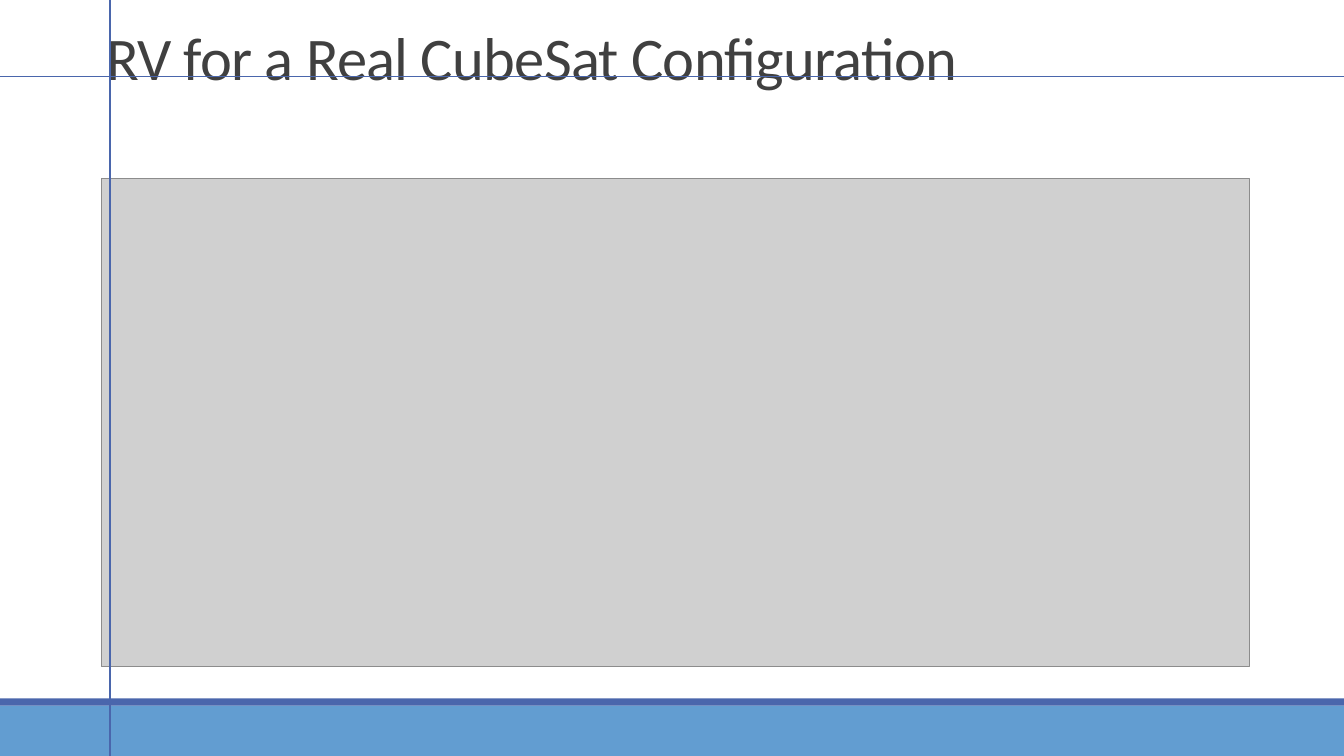
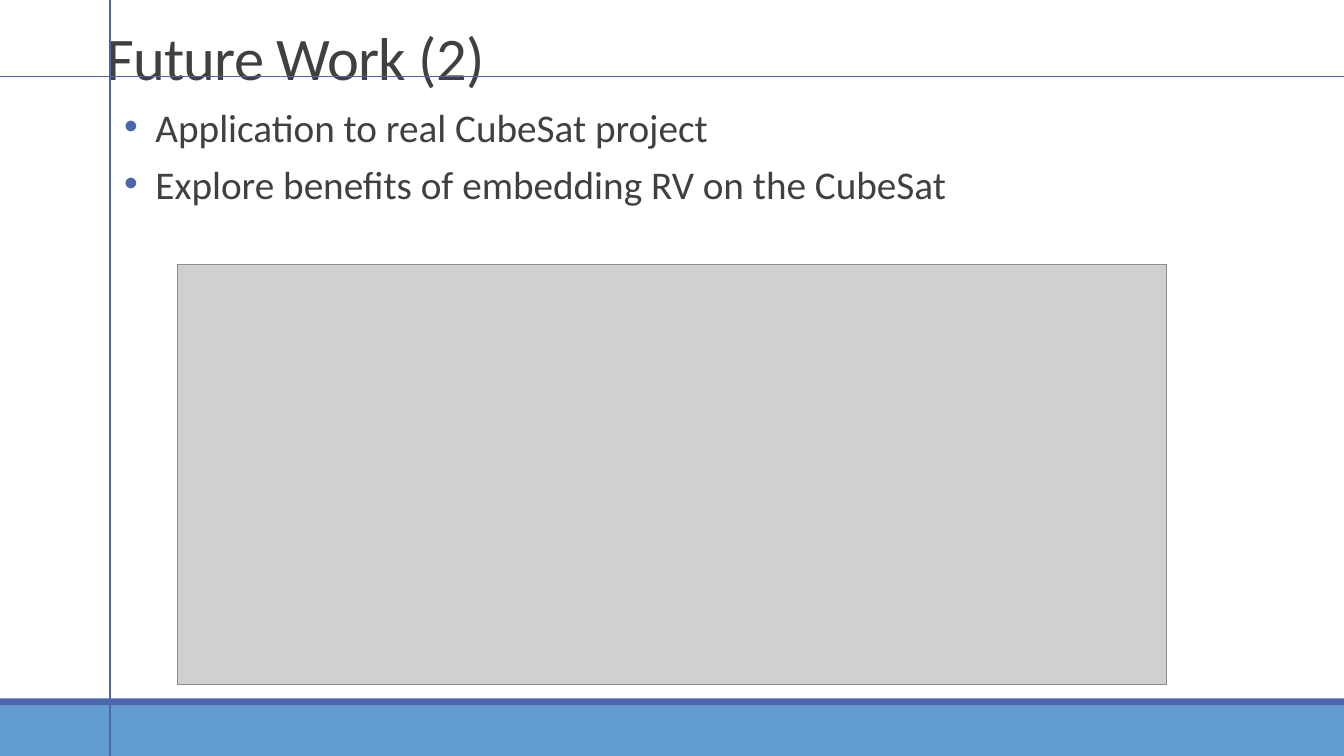
Before and after one commit to daylee/Satellite_Telemetry, a slide deck: slide 11 of Presentations/AIAASciTechPresentation.pptx (slide 6 before the commit). Drawn at 1344x756 pixels with LibreOffice and Linux fonts; fonts in the diff are those of the drawing; grey boxes stand for pictures. Boxes give left, top, right and bottom in pixels: in the first picture for what was removed or moved away, otherwise in the second. Text is boxed around its words. In the diff, an @@ line names an element or a change of style, - is before the commit and + after.

```diff
--- a/Presentations/AIAASciTechPresentation.pptx
+++ b/Presentations/AIAASciTechPresentation.pptx
@@ title at (106, 30, 485, 95): text changed @@
-RV for a Real CubeSat Configuration
+Future Work (2)
@@ text added at (155, 114, 946, 206), 28 pt, text #404040 @@
+• Application to real CubeSat project
+• Explore benefits of embedding RV on the CubeSat
@@ line added from (132, 192) to (1231, 192), #808080 0.5 pt @@
@@ picture: place and size @@
-picture at (102, 178, 1250, 666)
+picture at (177, 264, 1168, 685)
```
Also in this commit, not shown: 1 other slide changed, 6 slides added, 2 slides removed.
